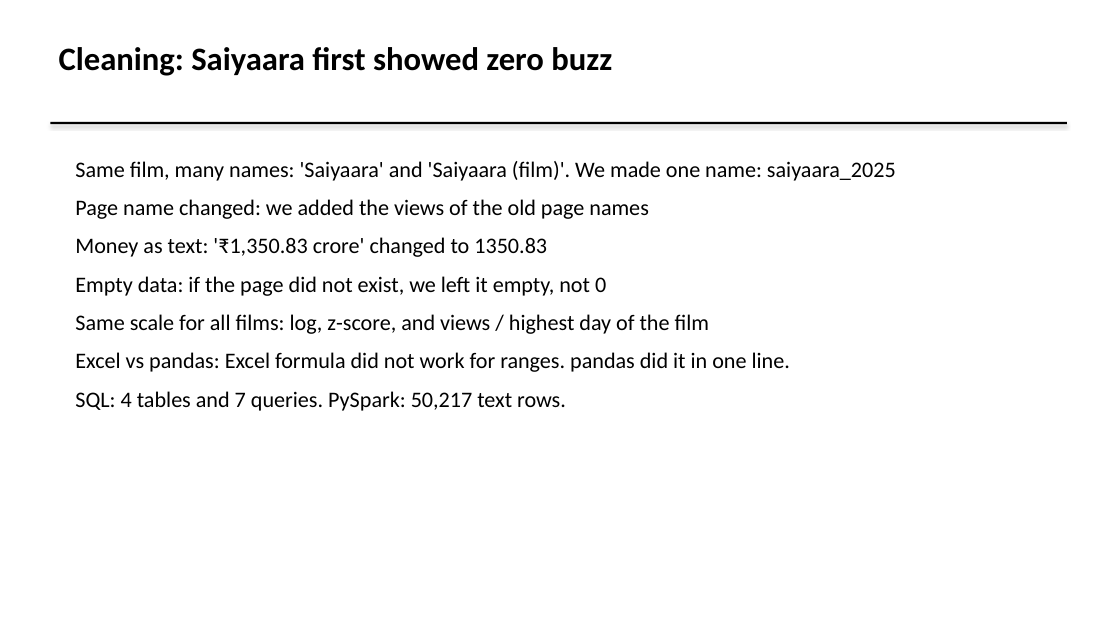
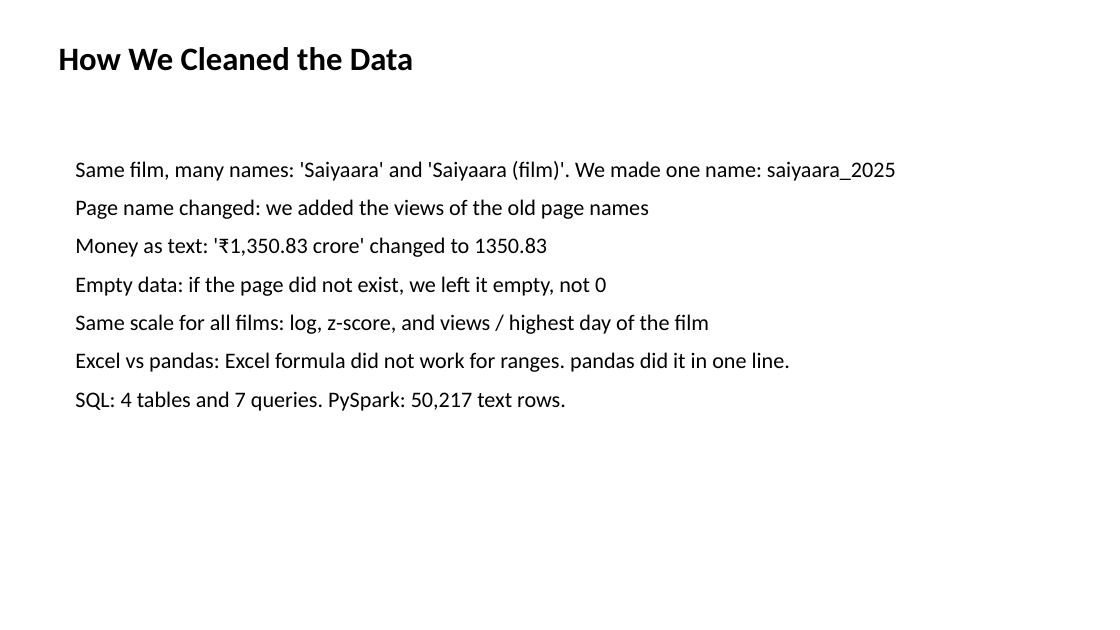
Before and after one commit to GAURI-cpu/ReleaseDayMovie, a slide deck: slide 5 of report/Release Day Radar Slides.pptx. Drawn at 1120x630 pixels with LibreOffice and Linux fonts; fonts in the diff are those of the drawing. Boxes give left, top, right and bottom in pixels: in the first picture for what was removed or moved away, otherwise in the second. Text is boxed around its words. In the diff, an @@ line names an element or a change of style, - is before the commit and + after.

```diff
--- a/report/Release Day Radar Slides.pptx
+++ b/report/Release Day Radar Slides.pptx
@@ text at (59, 47, 413, 71): text changed @@
-Cleaning: Saiyaara first showed zero buzz
+How We Cleaned the Data
@@ rectangle removed at (50, 122, 1067, 124) @@
```
Also in this commit, not shown: 7 other slides changed, 1 slide added, 1 slide removed, 3 other files.
